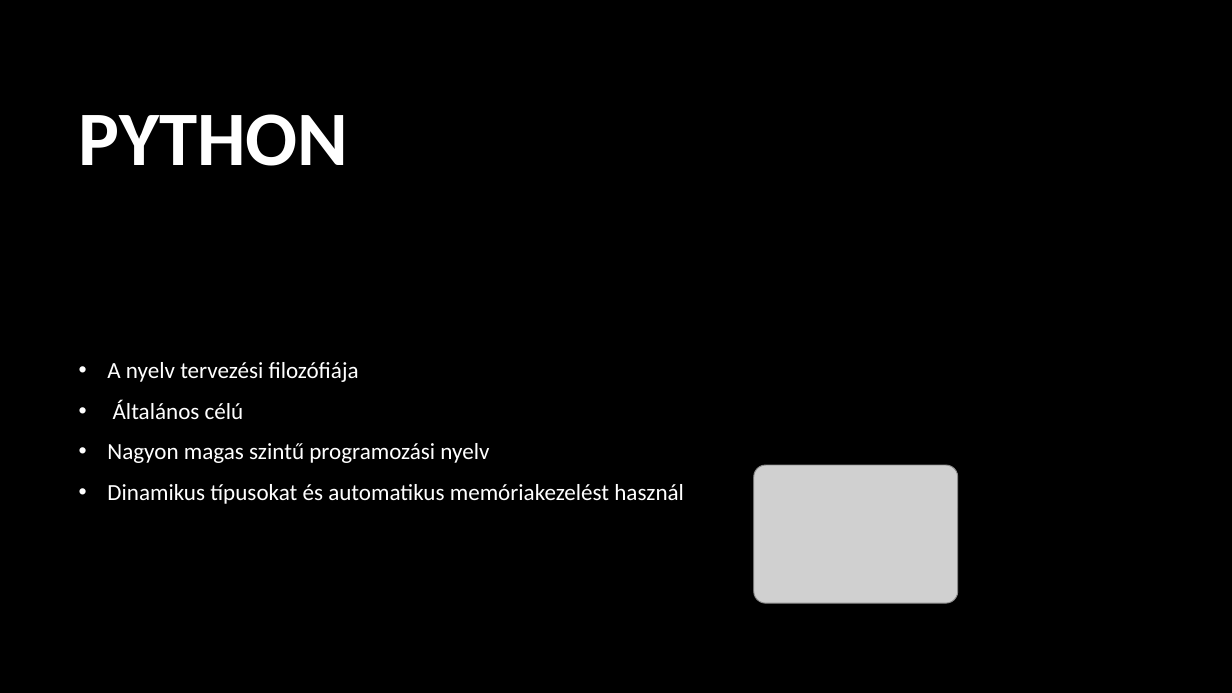
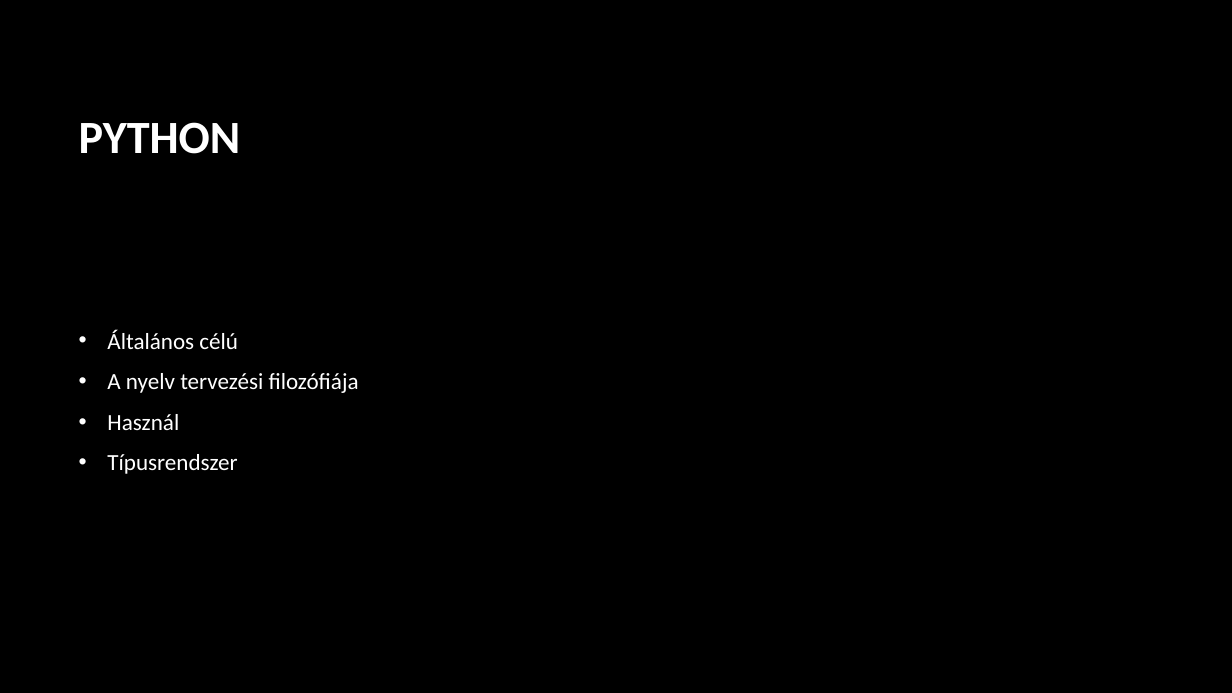
Before and after one commit to Andor1298/ikt-ppt, a slide deck: slide 4 of Python.pptx (slide 3 before the commit). Drawn at 1232x693 pixels with LibreOffice and Linux fonts; fonts in the diff are those of the drawing; grey boxes stand for pictures; background and template pictures are left out. Boxes give left, top, right and bottom in pixels: in the first picture for what was removed or moved away, otherwise in the second. Text is boxed around its words. In the diff, an @@ line names an element or a change of style, - is before the commit and + after.

```diff
--- a/Python.pptx
+++ b/Python.pptx
@@ title "PYTHON" at [79, 122, 241, 154]: size 60 to 36 pt @@
@@ text "Általános célú": place and size @@
-text "Általános célú" at [107, 362, 684, 504]
+text "Általános célú" at [107, 329, 359, 474]
@@ text at [107, 329, 238, 349]: paragraph added @@
+• Általános célú
@@ text at [107, 414, 237, 474]: text changed @@
-• Általános célú
-• Nagyon magas szintű programozási nyelv
-• Dinamikus típusokat és automatikus memóriakezelést használ
+• Használ
+• Típusrendszer
@@ picture removed at [754, 465, 958, 604] @@
```
Also in this commit, not shown: 4 other slides changed, 3 slides added, 2 slides removed.
